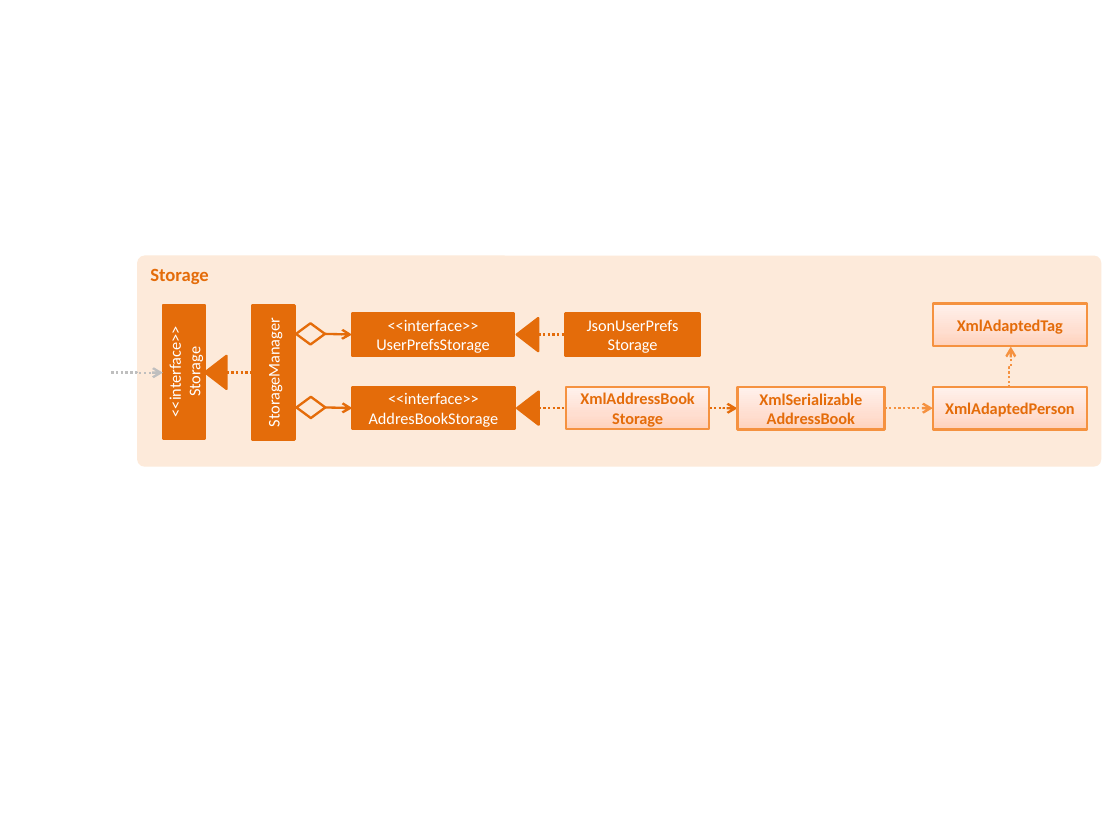
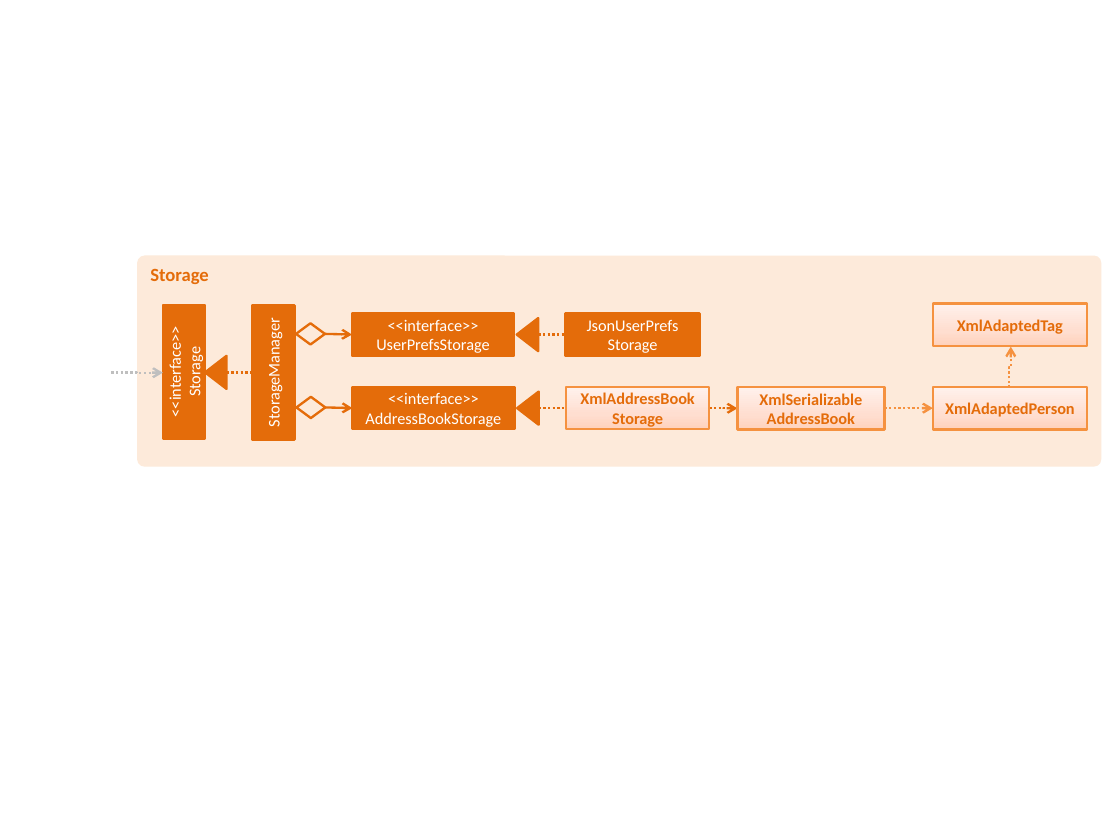
Before and after one commit to se-edu/addressbook-level4, a slide deck: slide 7 of docs/diagrams/Diagrams.pptx (slide 6 before the commit). Drawn at 1120x840 pixels with LibreOffice and Linux fonts; fonts in the diff are those of the drawing. Boxes give left, top, right and bottom in pixels: in the first picture for what was removed or moved away, otherwise in the second. Text is boxed around its words. In the diff, an @@ line names an element or a change of style, - is before the commit and + after.

```diff
--- a/docs/diagrams/Diagrams.pptx
+++ b/docs/diagrams/Diagrams.pptx
@@ text in rectangle at (x1=365, y1=393, x2=501, y2=427): text changed @@
-<<interface>>
-AddresBookStorage
+<<interface>>
+AddressBookStorage
```
Also in this commit, not shown: 3 other slides changed, 2 slides added, 7 other files.
